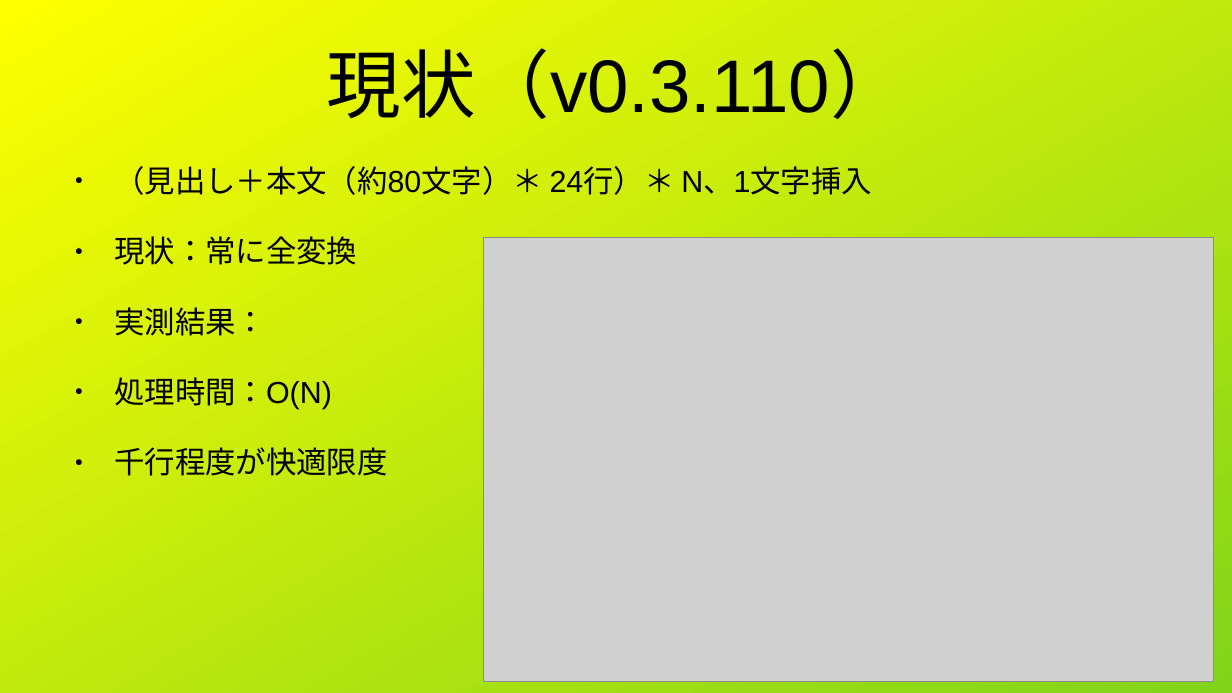
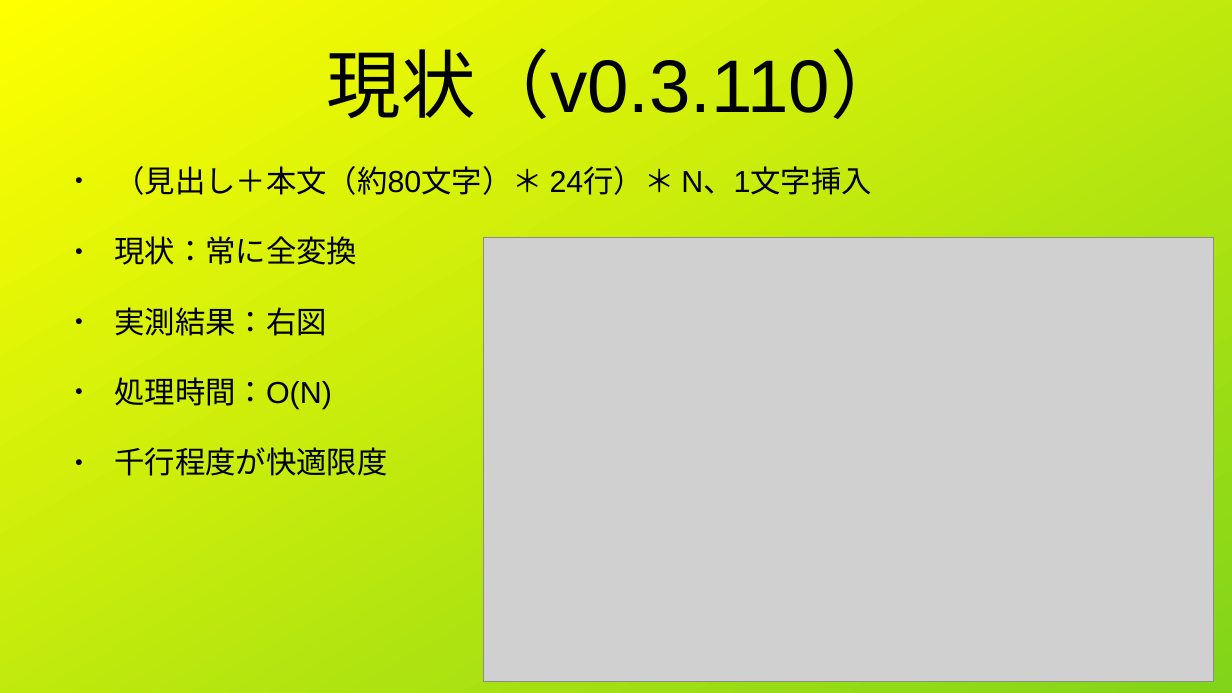
Before and after one commit to vivisuke/viMarkdown, a slide deck: slide 8 of tech/ja/LT20260913/10万行でもサクサク編集.odp (slide 7 before the commit). Drawn at 1232x693 pixels with LibreOffice and Linux fonts; fonts in the diff are those of the drawing; grey boxes stand for pictures. Boxes give left, top, right and bottom in pixels: in the first picture for what was removed or moved away, otherwise in the second. Text is boxed around its words. In the diff, an @@ line names an element or a change of style, - is before the commit and + after.

```diff
--- a/tech/ja/LT20260913/10万行でもサクサク編集.odp
+++ b/tech/ja/LT20260913/10万行でもサクサク編集.odp
@@ text at box(114, 307, 326, 336): text changed @@
-● 実測結果：
+● 実測結果：右図
```
Also in this commit, not shown: 5 other slides changed, 6 slides added, 2 slides removed, 9 other files.
